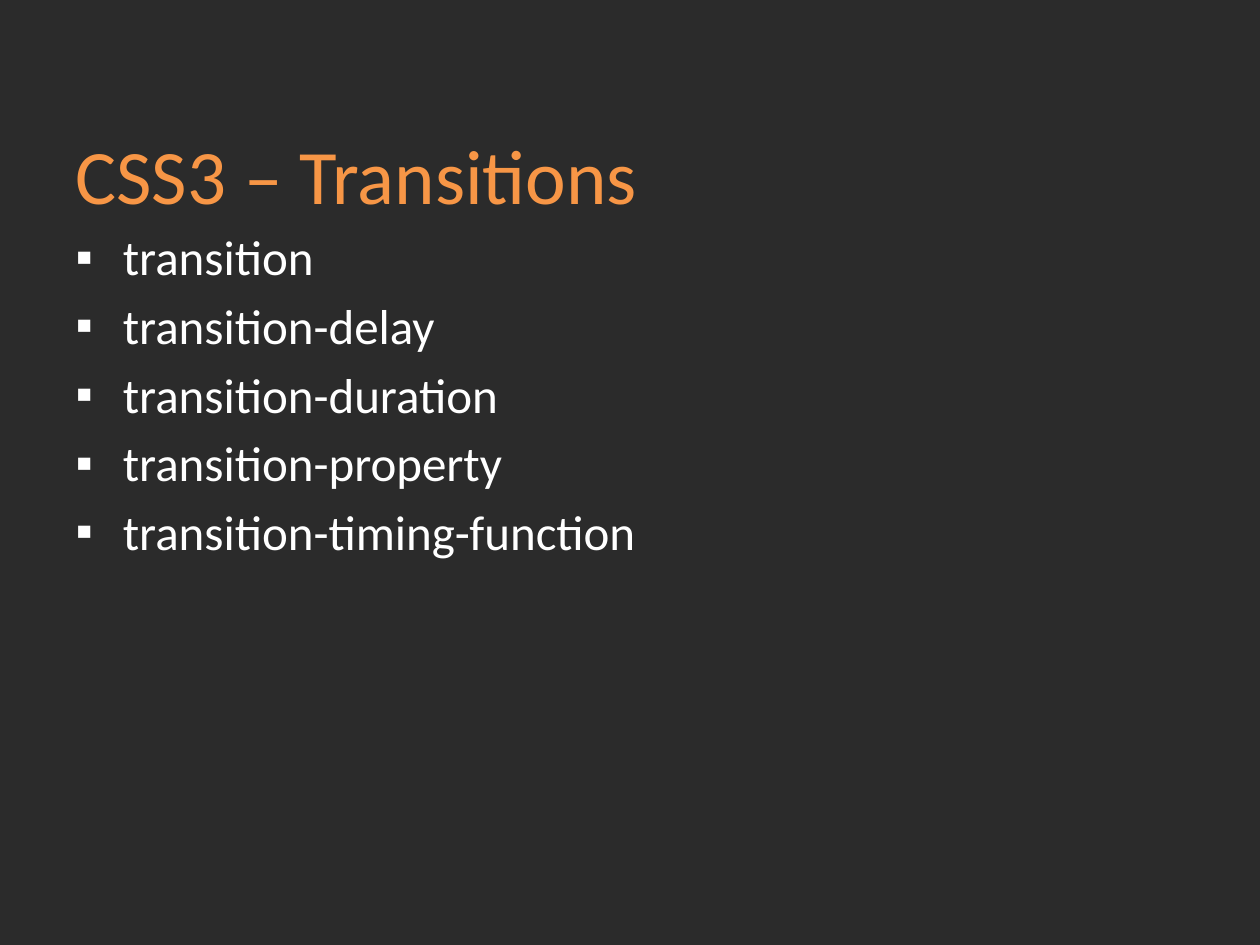
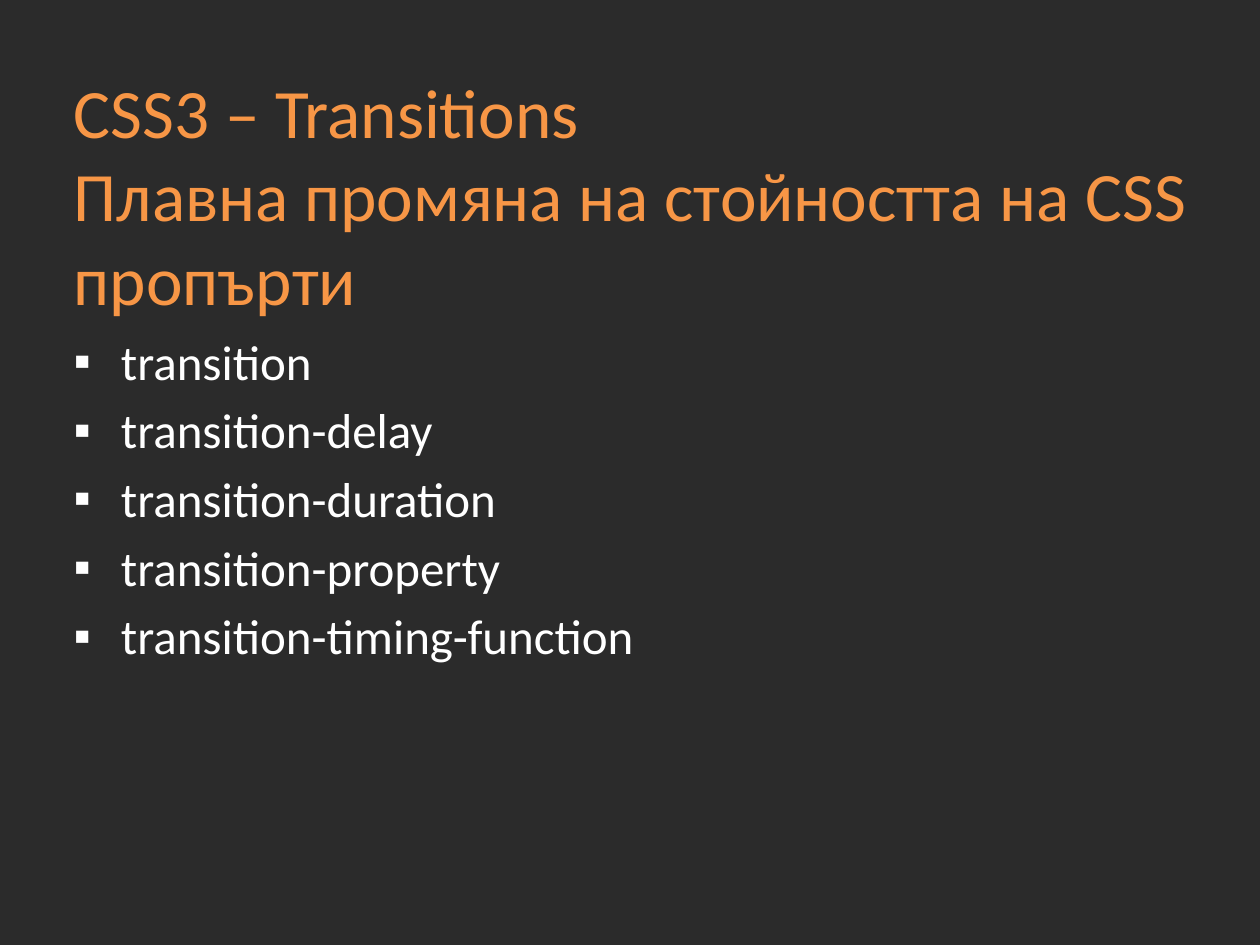
Before and after one commit to Academy-Soft-Intellect/Front-End-Course, a slide deck: slide 17 of 05-CSS3/05-CSS3.pptx (slide 16 before the commit). Drawn at 1260x945 pixels with LibreOffice and Linux fonts; fonts in the diff are those of the drawing; background and template pictures are left out; a plain dark background stands for a picture behind light text. Boxes give left, top, right and bottom in pixels: in the first picture for what was removed or moved away, otherwise in the second. Text is boxed around its words. In the diff, an @@ line names an element or a change of style, - is before the commit and + after.

```diff
--- a/05-CSS3/05-CSS3.pptx
+++ b/05-CSS3/05-CSS3.pptx
@@ title at box(74, 90, 1187, 316): text changed; size 44 to 39.6 pt @@
-CSS3 – Transitions
+CSS3 – Transitions
+Плавна промяна на стойността на CSS пропърти
@@ text "transition": place and size @@
-text "transition" at box(123, 241, 635, 559)
+text "transition" at box(121, 346, 633, 663)
```
Also in this commit, not shown: 5 other slides changed, 2 slides added, 1 other file.
